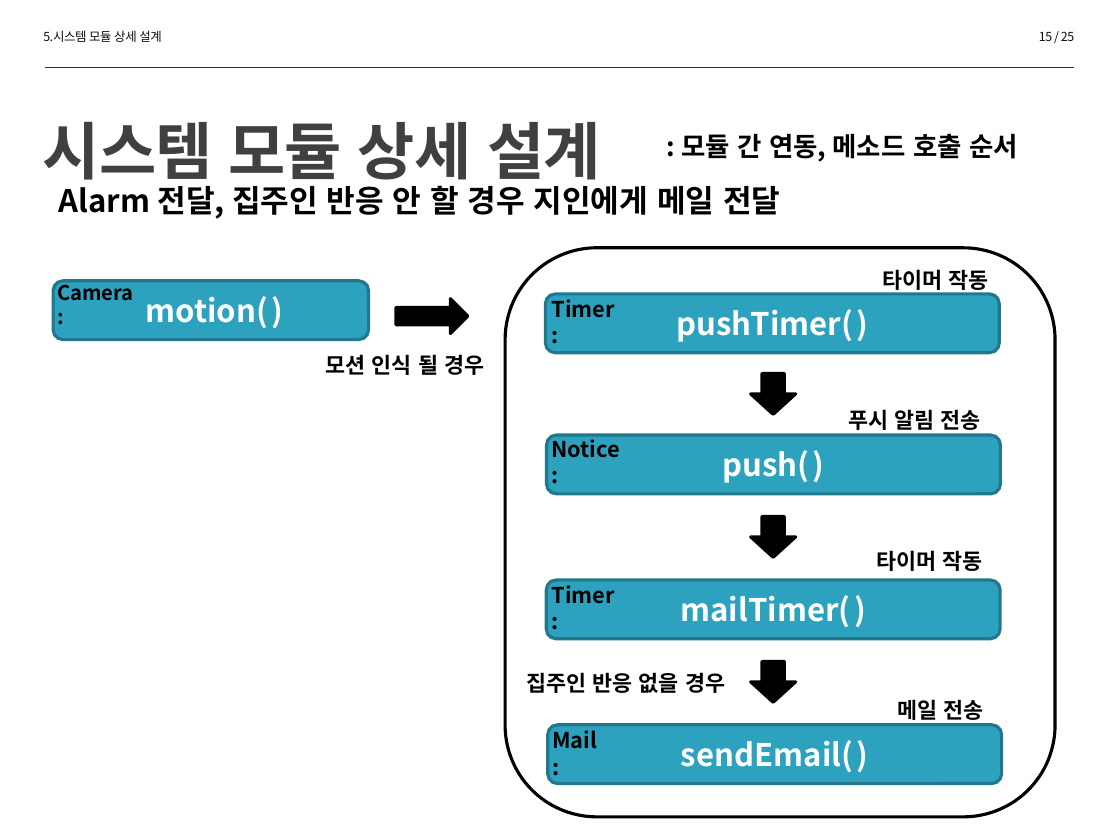
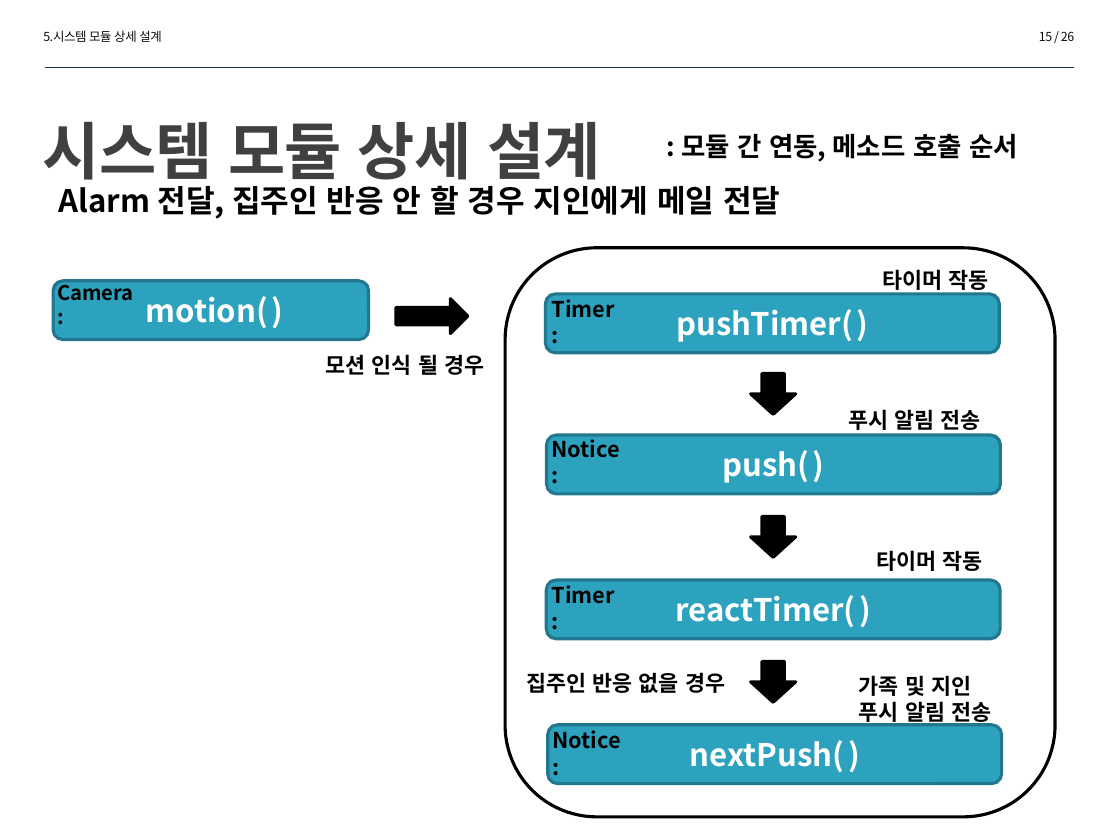
Before and after one commit to dlalscjf94/MinjeongLee, a slide deck: slide 15 of 설계서4-10(이민철,민준호,정재훈).pptx. Drawn at 1120x840 pixels with LibreOffice and Linux fonts; fonts in the diff are those of the drawing. Boxes give left, top, right and bottom in pixels: in the first picture for what was removed or moved away, otherwise in the second. Text is boxed around its words. In the diff, an @@ line names an element or a change of style, - is before the commit and + after.

```diff
--- a/설계서4-10(이민철,민준호,정재훈).pptx
+++ b/설계서4-10(이민철,민준호,정재훈).pptx
@@ page number at [1039, 31, 1074, 41]: text changed @@
-15 / 25
+15 / 26
@@ text in rounded rectangle at [675, 595, 855, 627]: text changed @@
-mailTimer( )
+reactTimer( )
@@ text at [859, 675, 991, 726]: text changed @@
-메일 전송
+가족 및 지인 푸시 알림 전송
@@ text at [552, 727, 621, 749]: text changed @@
-Mail:
+Notice:
@@ text in rounded rectangle at [689, 740, 844, 772]: text changed @@
-sendEmail( )
+nextPush( )
```
Also in this commit, not shown: 4 other slides changed, 1 slide added.
